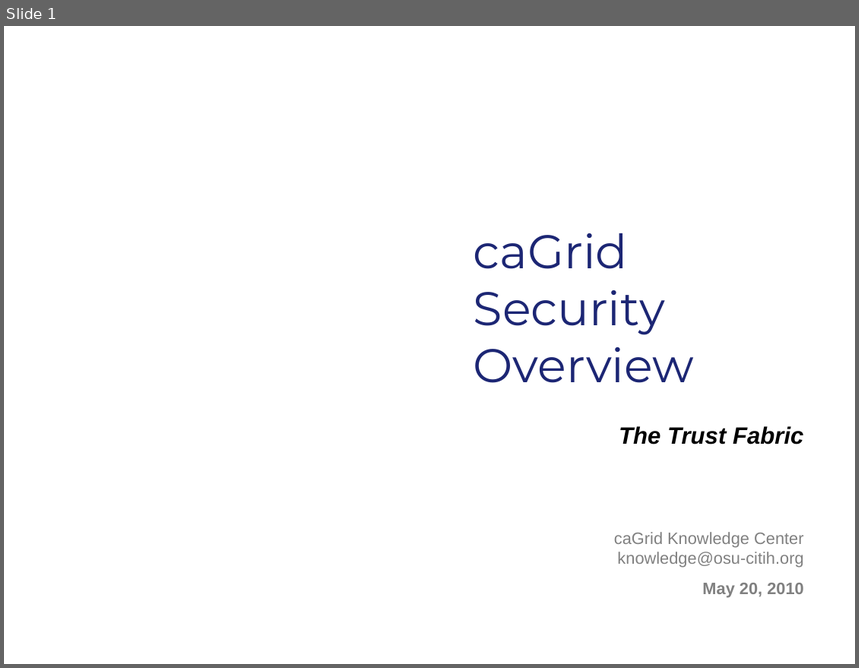
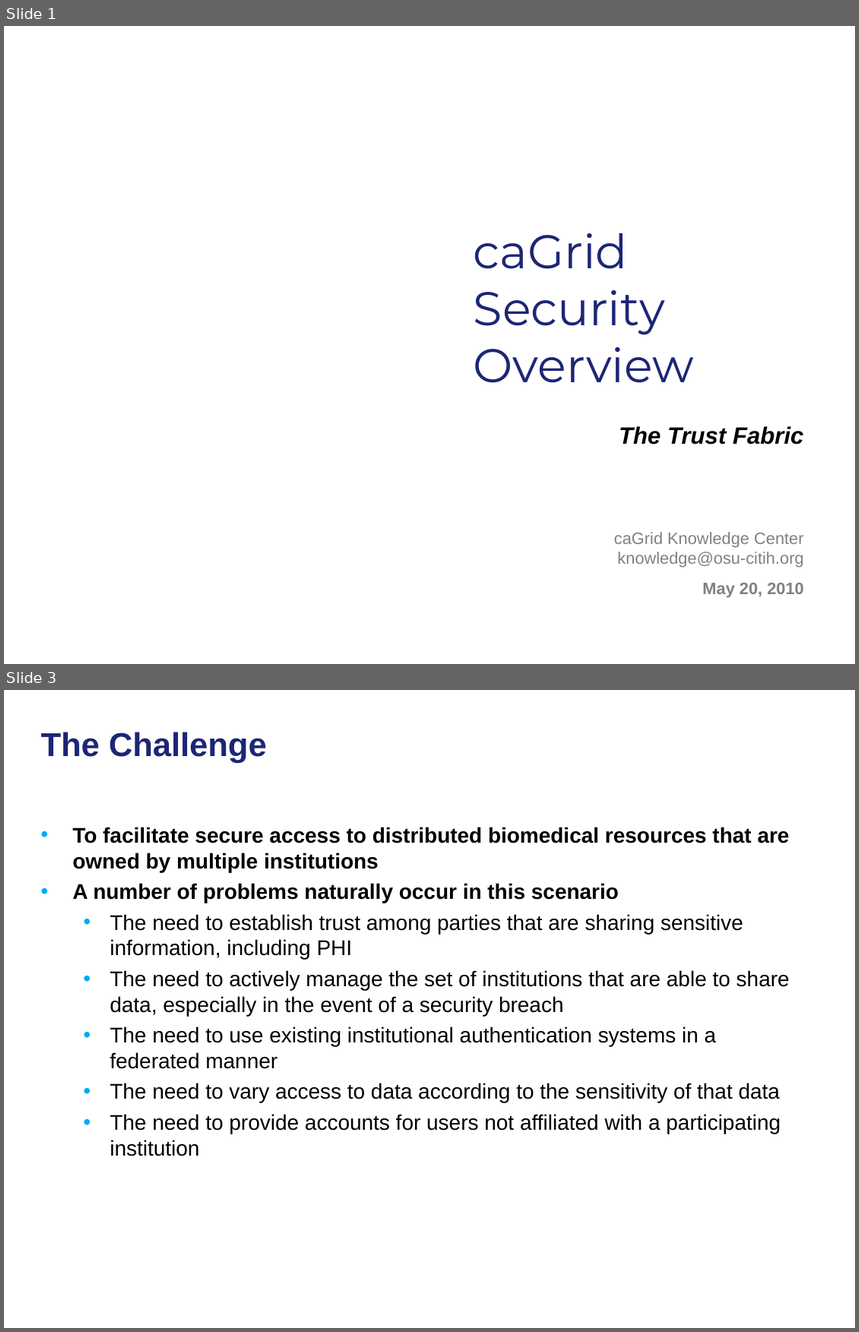
Before and after one commit to NCIP/cagrid-docs, a slide deck: general/meetings/UGM/2010-05-20_caGrid-Trust-Fabric.ppt. Shown one above the other, each under a label of ours: slide 1 before the commit, slides 1 and 3 after it; the slides between them are not shown. The pictures are 859x668 and 859x1332 pixels, drawn with LibreOffice and Linux fonts; fonts in the diff are those of the drawing; background and template pictures are left out. Boxes give left, top, right and bottom in pixels: in the first picture for what was removed or moved away, otherwise in the second. Text is boxed around its words. In the diff, an @@ line names an element or a change of style, - is before the commit and + after.

```diff
--- a/general/meetings/UGM/2010-05-20_caGrid-Trust-Fabric.ppt
+++ b/general/meetings/UGM/2010-05-20_caGrid-Trust-Fabric.ppt
@@ slide 3 added at box(4, 690, 855, 1328), background picture (left out) @@
@@ title added at box(41, 732, 267, 763), 28 pt, text #1C2674, bold @@
+The Challenge
@@ text added at box(72, 827, 790, 1157), 18 pt, text #000000 @@
+• To facilitate secure access to distributed biomedical resources that are owned by multiple institutions
+• A number of problems naturally occur in this scenario
+  • The need to establish trust among parties that are sharing sensitive information, including PHI
+  • The need to actively manage the set of institutions that are able to share data, especially in the event of a security breach
+  • The need to use existing institutional authentication systems in a federated manner
+  • The need to vary access to data according to the sensitivity of that data
+  • The need to provide accounts for users not affiliated with a participating institution
```
Also in this commit, not shown: 12 slides changed, 8 other slides added, 1 slide removed.
